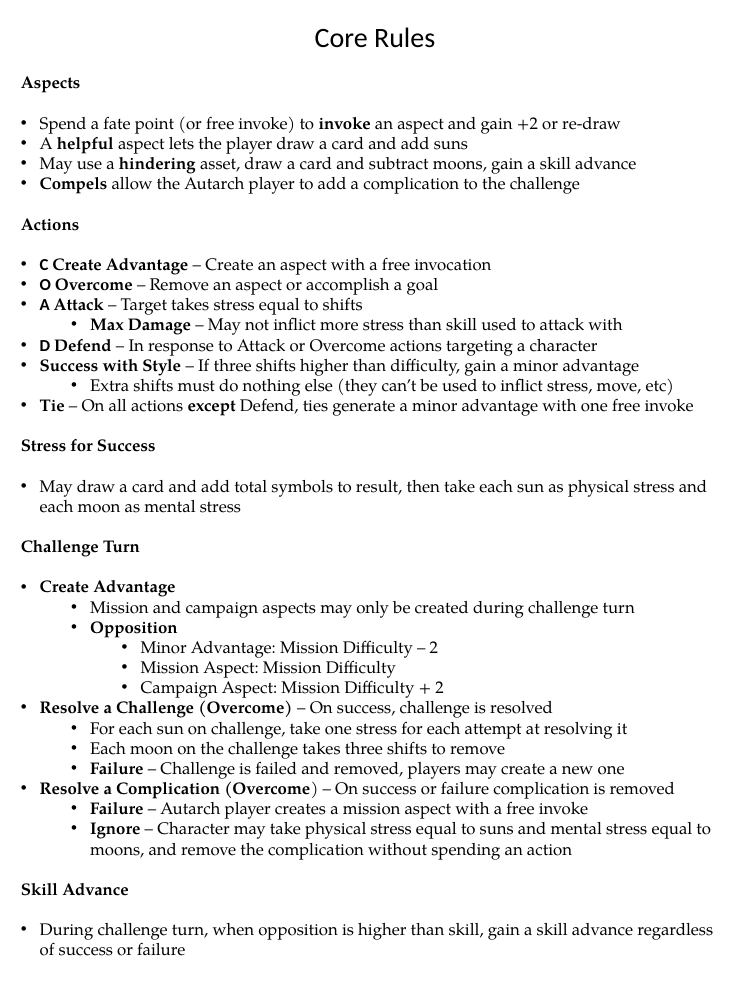
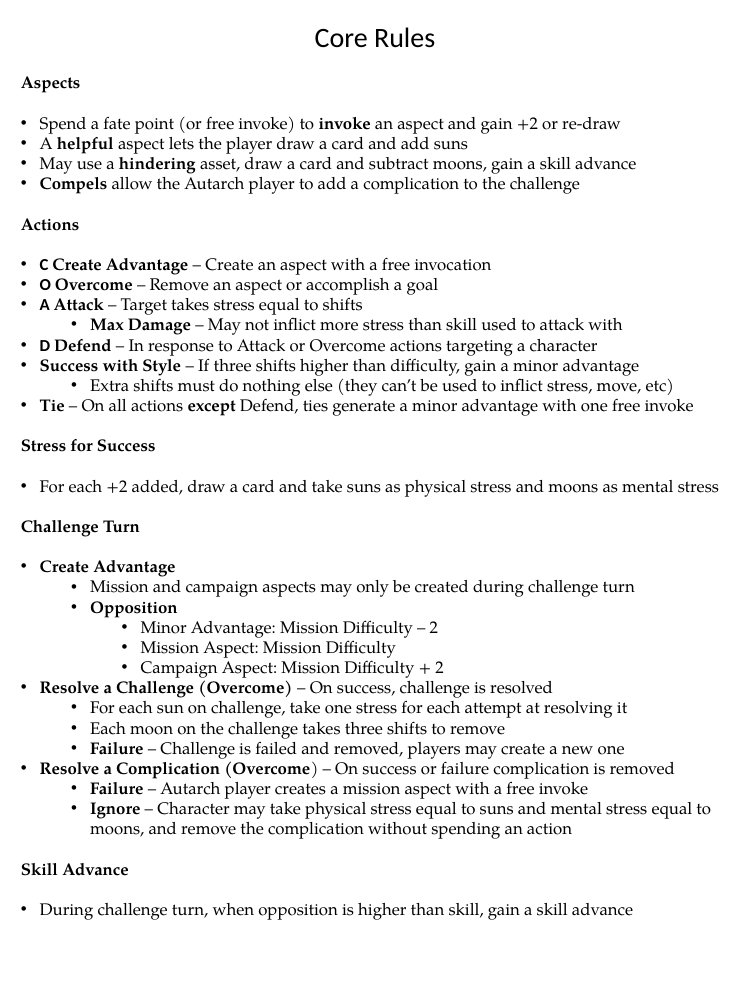
Before and after one commit to ziapeltagames/wrath-of-the-autarch, a slide deck: slide 12 of sheets/Core Sheets.pptx. Drawn at 756x1008 pixels with LibreOffice and Linux fonts; fonts in the diff are those of the drawing. Boxes give left, top, right and bottom in pixels: in the first picture for what was removed or moved away, otherwise in the second. Text is boxed around its words. In the diff, an @@ line names an element or a change of style, - is before the commit and + after.

```diff
--- a/sheets/Core Sheets.pptx
+++ b/sheets/Core Sheets.pptx
@@ text at (x1=40, y1=480, x2=719, y2=497): text changed @@
-• May draw a card and add total symbols to result, then take each sun as physical stress and each moon as mental stress
+• For each +2 added, draw a card and take suns as physical stress and moons as mental stress
@@ text at (x1=40, y1=903, x2=633, y2=920): text changed @@
-• During challenge turn, when opposition is higher than skill, gain a skill advance regardless of success or failure
+• During challenge turn, when opposition is higher than skill, gain a skill advance
```
Also in this commit, not shown: 4 other slides changed, 3 slides added, 13 other files.
